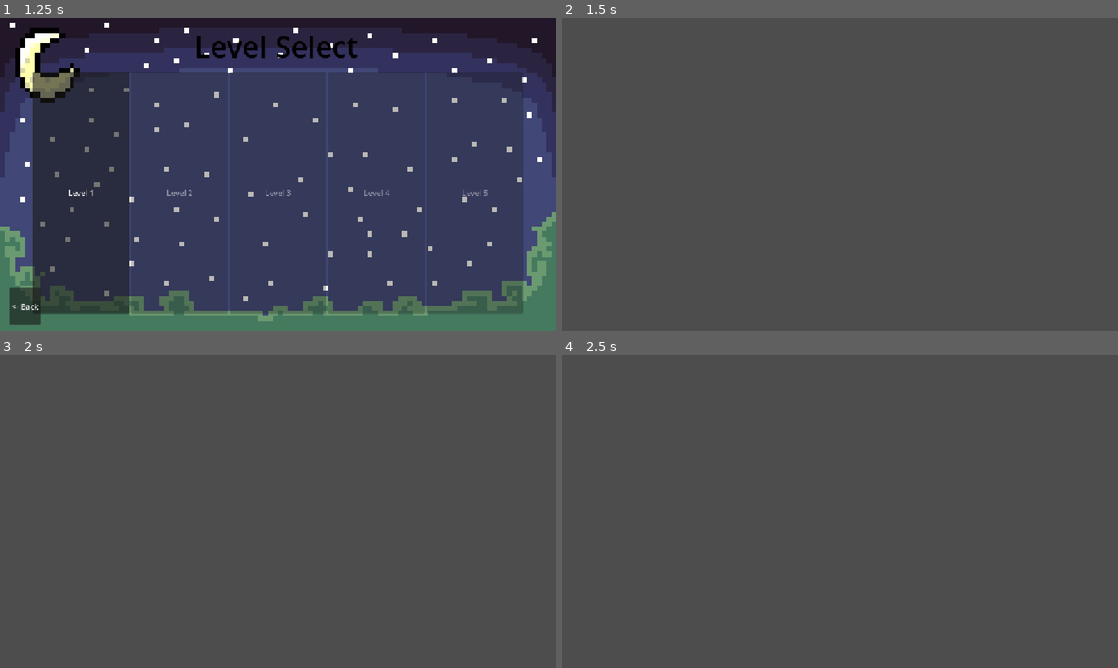
Above: before the commit, frames 1-4 (two rows, left to right).
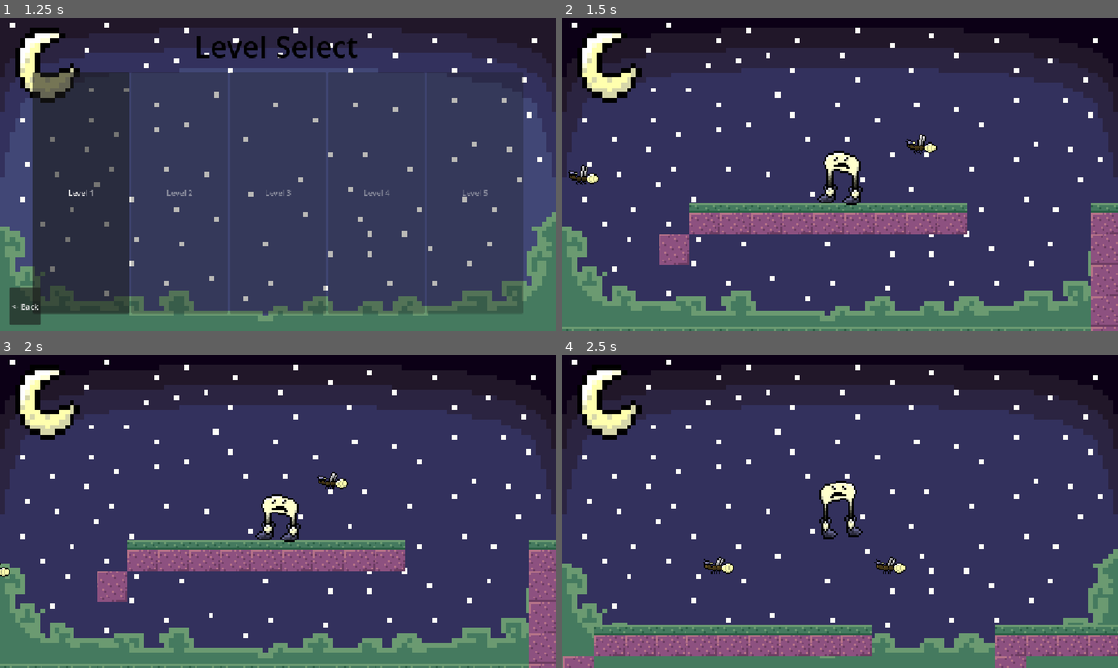
Above: after the commit, the same moments.

Repository: menlojacob/MoonShoesGame
Game: Godot game, scene res://Scenes/game.tscn
Two runs of this game, one before a commit and one after it. Both use one fixed random seed, a clock stepped at 60 frames per second and the inputs below.
Inputs:
- Up to frame 1 (1.25 s): click "Start" at 0.5 s
- Up to frame 2 (1.5 s): click "Level 1" at 1.25 s
- Up to frame 3 (2 s): no input
- Up to frame 4 (2.5 s): hold Right (move_right) from 2.03 s (still down); tap Shift (Dash, bound only before the commit) at 2.1 s; tap Space (jump) at 2.27 s; tap S (ground_pound, bound only before the commit) at 2.3 s

Frame 1 is identical in both runs. In frame 2, 100% of the frame differs, in the area x 0-100%, y 0-100%; in frame 3, 100%; in frame 4, 100%.

Commit message:
Revert "strange new abilities"
This reverts commit 3eac2efa3469e8f5628160ee41470898eb718c1c, reversing
changes made to 4b6639498b1e8a3a4eeaab08a3355d465b730f8d.

Diff:
--- a/Scenes/character.tscn
+++ b/Scenes/character.tscn
@@ -2,9 +2,6 @@
 
 [ext_resource type="PackedScene" uid="uid://54ubxlkr8cgw" path="res://Scenes/character_controller.tscn" id="1_lkv7d"]
 [ext_resource type="Texture2D" uid="uid://dx03lgs0xyrou" path="res://Assets/sprites/CharacterWDeath.png" id="1_ushfy"]
-[ext_resource type="Texture2D" uid="uid://cbcjyrynrpf6n" path="res://Assets/sprites/Character.png" id="1_ushfy"]
-[ext_resource type="PackedScene" uid="uid://n2ehclwjygdl" path="res://Scenes/dash_ability.tscn" id="3_owm7s"]
-[ext_resource type="PackedScene" uid="uid://cctp8kk5qdco8" path="res://Scenes/ground_pound_ability.tscn" id="4_nytcm"]
 
 [sub_resource type="AtlasTexture" id="AtlasTexture_ushfy"]
 atlas = ExtResource("1_ushfy")
@@ -332,7 +329,7 @@
 
 [node name="Sprite" type="AnimatedSprite2D" parent="." unique_id=2084453634]
 sprite_frames = SubResource("SpriteFrames_c8kw3")
-animation = &"idle"
+animation = &"jump"
 autoplay = "idle"
 frame = 6
 frame_progress = 1.0
@@ -354,7 +351,3 @@
 [node name="CollisionShape2D" type="CollisionShape2D" parent="EnemyCollision" unique_id=1802755176]
 position = Vector2(0, 5)
 shape = SubResource("RectangleShape2D_sqlfn")
-
-[node name="DashAbility" parent="." unique_id=1300372267 instance=ExtResource("3_owm7s")]
-
-[node name="GroundPoundAbility" parent="." unique_id=37651454 instance=ExtResource("4_nytcm")]
--- a/Scenes/dash_ability.tscn
+++ /dev/null
@@ -1,6 +0,0 @@
-[gd_scene format=3 uid="uid://n2ehclwjygdl"]
-
-[ext_resource type="Script" uid="uid://bs1u2hee1qvm1" path="res://Scripts/dash_ability.gd" id="1_dgr63"]
-
-[node name="DashAbility" type="Node" unique_id=1300372267]
-script = ExtResource("1_dgr63")
--- a/Scenes/ground_pound_ability.tscn
+++ /dev/null
@@ -1,6 +0,0 @@
-[gd_scene format=3 uid="uid://cctp8kk5qdco8"]
-
-[ext_resource type="Script" uid="uid://cuug70w6oubyy" path="res://Scripts/ground_pound_ability.gd" id="1_sbv4p"]
-
-[node name="GroundPoundAbility" type="Node" unique_id=37651454]
-script = ExtResource("1_sbv4p")
--- a/Scripts/character_controller.gd
+++ b/Scripts/character_controller.gd
@@ -1,82 +1,42 @@
 extends Node
 
 const SPEED = 110.0
-const JUMP_CANCEL_FACTOR = 0.5 #when you do a short jump, it's JUMP_VELOCITY * JUMP_CANCEL_FACTOR
-const JUMP_HEIGHT = 46
-const COYOTE_TIME = 0.15 * 1000 #0.15 seconds, the 1000 is for calculation reasons
+const JUMP_VELOCITY = -300.0
 
 @onready var character = get_parent()
 @onready var collisionArea = character.get_node("EnemyCollision")
 @onready var lastSafePosition = character.global_position
-@onready var sprite: AnimatedSprite2D = character.get_node("Sprite")
-@onready var characterCollision = character.get_node("CollisionShape2D")
+@onready var sprite: AnimatedSprite2D = $"../Sprite"
 
 var lastJumpedOnEnemyId = 0
-var jumping = false # for the jump animation so it doesnt get overwritten
-var movementLocked = 0 #if above 0, A and D keys will not influence horizontal movement
-var direction = null
-var lastValidDirection = 1
-var busy = false #dashing, ground pounding, etc.
-var jumpReleased = false
-var invulnerable = 0
-var horizontalSpeedModifier = 1
-var gravityModifier = 1
-var lastOnGroundTime = 0
-
-signal touchedEnemy
-signal jumpedOnEnemy
-
-func jump(height = JUMP_HEIGHT, variableHeight = true):
-	#calculate force needed to reach height
-	var gravity = (character.get_gravity().y * gravityModifier)
-	var impulse = -sqrt(2 * gravity * height)
-	character.velocity.y = impulse
-	jumping = true
-	jumpReleased = not variableHeight
-
-	play_jumping_animation()
-
-func jumpOffEnemy(enemyBody, enemyController):
-	#we try to make the player bounce to the same height every time
-	#regardless of initial height when they hit the enemy.
-	var bounceHeight = JUMP_HEIGHT
-	var enemyCollisionShape = enemyBody.get_node_or_null("CollisionShape2D")
-	if enemyCollisionShape:
-		var topOfEnemyHeight = enemyBody.global_position.y - (enemyCollisionShape.shape.size.y/2)
-		var bottomOfPlayerHeight = character.global_position.y + (characterCollision.shape.size.y/2)
-		var difference = bottomOfPlayerHeight - topOfEnemyHeight
-		bounceHeight += difference
-
-	if not isMovementLocked():
-		jump(bounceHeight, false)
-
-	enemyController.jumped_on()
-	lastJumpedOnEnemyId = enemyBody.get_instance_id()
-	jumpedOnEnemy.emit()
+var jumping = false # for the jump animation so it doesnt get overwritten\
+var bouncing = false
 
 func _physics_process(delta: float) -> void:
+	# Add the gravity.
+	if not character.is_on_floor():
+		character.velocity += character.get_gravity() * delta
+	else:
+		jumping = false
+		bouncing = false
+
+	# Handle jump.
+	if Input.is_action_just_pressed("jump") and character.is_on_floor():
+		jumping = true
+		character.velocity.y = JUMP_VELOCITY
+
+	# Get the input direction and handle the movement/deceleration.
+	# As good practice, you should replace UI actions with custom gameplay actions.
+	var direction := Input.get_axis("move_left", "move_right")
+
+	# Apply direction
+	if direction:
+		character.velocity.x = direction * SPEED
+	else:
+		character.velocity.x = move_toward(character.velocity.x, 0, SPEED)
+
 	if character.is_on_floor():
 		lastJumpedOnEnemyId = 0
-		jumping = false
-
-		var currentTime = Time.get_ticks_msec()
-		lastOnGroundTime = currentTime
-
-	if not isMovementLocked():
-		# Add the gravity.
-		if not character.is_on_floor():
-			character.velocity += character.get_gravity() * gravityModifier * delta
-
-		# Handle jump.
-		if Input.is_action_just_pressed("jump") and isOnGround() and (not jumping):
-			jump()
-
-		direction = Input.get_axis("move_left", "move_right")
-		if direction:
-			character.velocity.x = direction * SPEED * horizontalSpeedModifier
-			lastValidDirection = direction
-		else:
-			character.velocity.x = move_toward(character.velocity.x, 0, SPEED)
 
 	handle_animations(direction)
 
@@ -102,18 +62,19 @@
 
 			if (not isMovingDownward) or (isBelowEnemy):
 				# get hit
-				if (not isInvulnerable()) and body.get_instance_id() != lastJumpedOnEnemyId:
+				if body.get_instance_id() != lastJumpedOnEnemyId:
 					respawn()
 			else:
 				if isMovingDownward:
 					# bounce
-					jumpOffEnemy(body, enemyController)
-
-			touchedEnemy.emit(body, enemyController)
-
-	if (not Input.is_action_pressed("jump")) and (character.velocity.y > -275) and (character.velocity.y < 0) and (not jumpReleased):
-		jumpReleased = true
-		character.velocity.y *= JUMP_CANCEL_FACTOR
+					jumping = false # reset the jump animation
+					bouncing = false # reset the jump animation
+					handle_animations(direction)
+					bouncing = true
+					handle_animations(direction)
+					character.velocity.y = JUMP_VELOCITY
+					enemyController.jumped_on()
+					lastJumpedOnEnemyId = body.get_instance_id()
 
 	character.move_and_slide()
 
@@ -121,45 +82,6 @@
 	character.global_position = GameManager.respawn_point
 	character.get_node("CollisionShape2D").set_deferred("disabled", false)
 	get_tree().call_group("EnemyController","respawn")
-
-func isMovementLocked():
-	return movementLocked > 0
-
-func lockMovement():
-	movementLocked += 1
-
-func unlockMovement():
-	movementLocked -= 1
-
-func getDirection():
-	return direction
-
-func getLastValidDirection():
-	return lastValidDirection
-
-func isBusy():
-	return busy
-
-func setBusy(isBusy):
-	busy = isBusy
-
-func setInvulnerable(isInvulnerable : bool):
-	if isInvulnerable:
-		invulnerable += 1
-	else:
-		invulnerable -= 1
-
-func isInvulnerable():
-	return invulnerable > 0
-
-func setHorizontalSpeedModifier(modifier):
-	horizontalSpeedModifier = modifier
-
-func setGravityModifier(modifier):
-	gravityModifier = modifier
-
-func isOnGround():
-	return (Time.get_ticks_msec() - lastOnGroundTime) <= COYOTE_TIME
 
 func handle_animations(direction):
 	if bouncing:
@@ -179,6 +101,3 @@
 func die():
 	sprite.play("death")
 	await sprite.animation_finished
-
-func play_jumping_animation():
-	sprite.play("jump")
--- a/Scripts/dash_ability.gd
+++ /dev/null
@@ -1,53 +0,0 @@
-extends Node
-
-var DASH_VELOCITY = 300
-var DASH_TIME = 0.25
-
-var currentDashTime = 0.0
-var currentDashDirection = 0
-var touchedGround = true
-
-@onready var character = self.get_parent()
-@onready var characterController = character.get_node_or_null("CharacterController")
-
-func dash(initialDelta):
-	currentDashTime = initialDelta
-	currentDashDirection = characterController.getLastValidDirection()
-	characterController.lockMovement()
-	characterController.setBusy(true)
-	characterController.setInvulnerable(true)
-	characterController.touchedEnemy.connect(dashJump)
-
-	touchedGround = false
-
-func stopDash():
-	currentDashTime = 0.0
-	currentDashDirection = 0
-	characterController.unlockMovement()
-	characterController.setBusy(false)
-	characterController.setInvulnerable(false)
-	characterController.touchedEnemy.disconnect(dashJump)
-
-func dashJump(enemyBody, enemyController):
-	stopDash()
-	characterController.jumpOffEnemy(enemyBody, enemyController)
-
-func _ready():
-	characterController.jumpedOnEnemy.connect(func():
-		touchedGround = true
-	)
-
-func _physics_process(delta: float) -> void:
-	if Input.is_action_just_pressed("Dash") and (not characterController.isBusy()) and touchedGround and currentDashTime == 0.0:
-		dash(delta)
-
-	if currentDashTime > 0:
-		currentDashTime += delta
-		if currentDashTime <= DASH_TIME:
-			character.velocity.x = DASH_VELOCITY * currentDashDirection
-			character.velocity.y = 0
-		else:
-			stopDash()
-
-	if character.is_on_floor():
-		touchedGround = true
--- a/Scripts/ground_pound_ability.gd
+++ /dev/null
@@ -1,26 +0,0 @@
-extends Node
-
-var isPounding = false
-
-@onready var character = self.get_parent()
-@onready var characterController = character.get_node_or_null("CharacterController")
-
-func startPound():
-	isPounding = true
-	characterController.setBusy(true)
-	characterController.setHorizontalSpeedModifier(0.5)
-	characterController.setGravityModifier(1.5)
-	characterController.jump(24, false)
-
-func stopPound():
-	isPounding = false
-	characterController.setBusy(false)
-	characterController.setHorizontalSpeedModifier(1)
-	characterController.setGravityModifier(1)
-
-func _physics_process(delta: float) -> void:
-	if Input.is_action_just_pressed("ground_pound") and (not characterController.isBusy()) and not (characterController.isOnGround()):
-		startPound()
-
-	if isPounding and characterController.isOnGround():
-		stopPound()
--- a/project.godot
+++ b/project.godot
@@ -53,17 +53,6 @@
 , Object(InputEventKey,"resource_local_to_scene":false,"resource_name":"","device":-1,"window_id":0,"alt_pressed":false …(183 unchanged characters)…
 ]
 }
-Dash={
-"deadzone": 0.2,
-"events": [Object(InputEventKey,"resource_local_to_scene":false,"resource_name":"","device":16,"window_id":0,"alt_pressed":false,"shift_pressed":false,"ctrl_pressed":false,"meta_pressed":false,"pressed":false,"keycode":0,"physical_keycode":4194325,"key_label":0,"unicode":0,"location":0,"echo":false,"script":null)
-]
-}
-ground_pound={
-"deadzone": 0.2,
-"events": [Object(InputEventKey,"resource_local_to_scene":false,"resource_name":"","device":16,"window_id":0,"alt_pressed":false,"shift_pressed":false,"ctrl_pressed":false,"meta_pressed":false,"pressed":false,"keycode":0,"physical_keycode":83,"key_label":0,"unicode":0,"location":0,"echo":false,"script":null)
-, Object(InputEventKey,"resource_local_to_scene":false,"resource_name":"","device":16,"window_id":0,"alt_pressed":false,"shift_pressed":false,"ctrl_pressed":false,"meta_pressed":false,"pressed":false,"keycode":0,"physical_keycode":4194322,"key_label":0,"unicode":0,"location":0,"echo":false,"script":null)
-]
-}
 
 [physics]
 
Not shown, removed: Scripts/dash_ability.gd.uid
Not shown, removed: Scripts/ground_pound_ability.gd.uid
